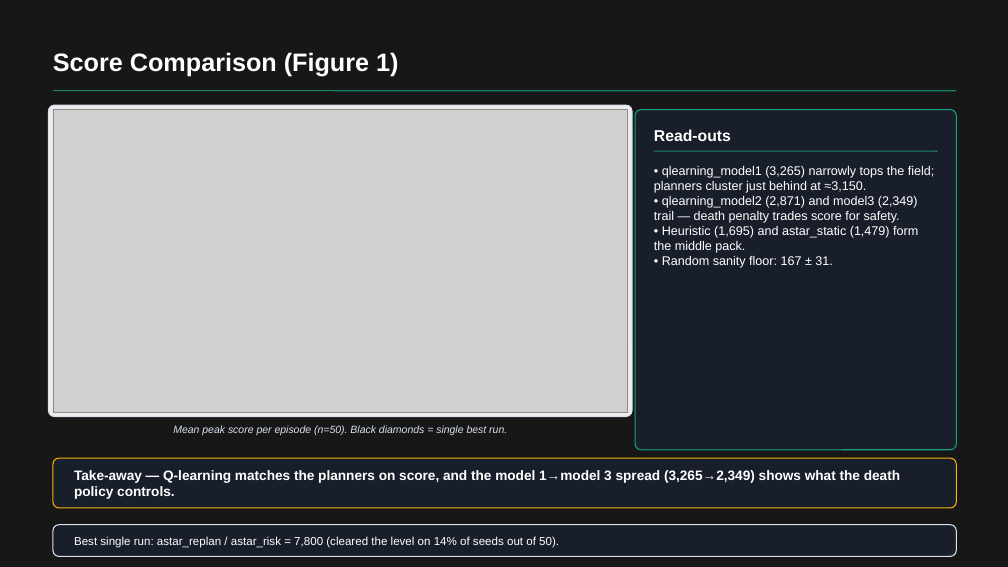
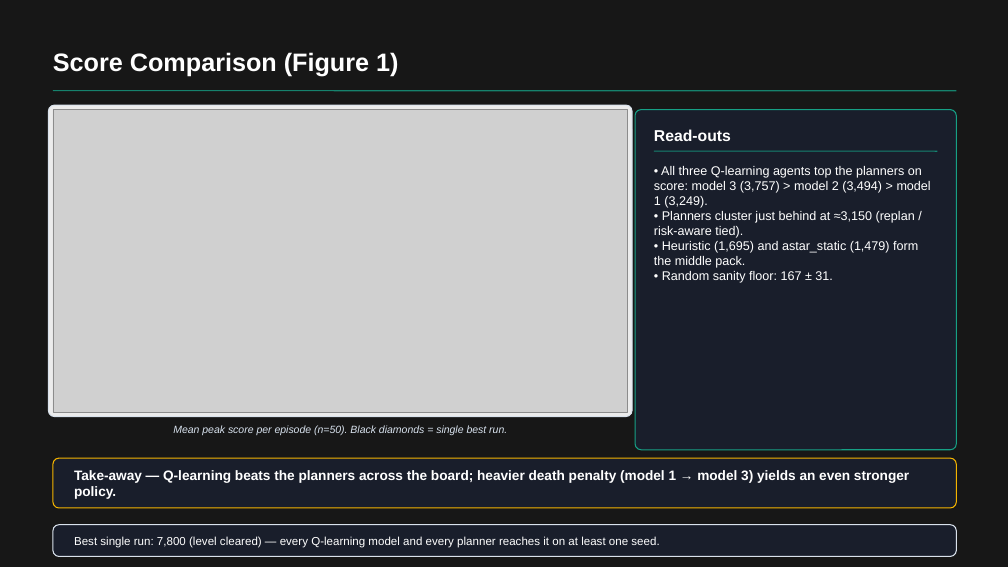
Before and after one commit to RichardFeng000/cs520-project, a slide deck: slide 4 of final_ppt/pacman_rl_final.pptx. Drawn at 1008x567 pixels with LibreOffice and Linux fonts; fonts in the diff are those of the drawing; grey boxes stand for pictures; background and template pictures are left out; a plain dark background stands for a picture behind light text. Boxes give left, top, right and bottom in pixels: in the first picture for what was removed or moved away, otherwise in the second. Text is boxed around its words. In the diff, an @@ line names an element or a change of style, - is before the commit and + after.

Commit message:
improve models

```diff
--- a/final_ppt/pacman_rl_final.pptx
+++ b/final_ppt/pacman_rl_final.pptx
@@ text at (x1=654, y1=166, x2=931, y2=238): text changed @@
-• qlearning_model1 (3,265) narrowly tops the field; planners cluster just behind at ≈3,150.
-• qlearning_model2 (2,871) and model3 (2,349) trail — death penalty trades score for safety.
+• All three Q-learning agents top the planners on score: model 3 (3,757) > model 2 (3,494) > model 1 (3,249).
+• Planners cluster just behind at ≈3,150 (replan / risk-aware tied).
@@ text at (x1=74, y1=470, x2=909, y2=499): text changed @@
-Take-away — Q-learning matches the planners on score, and the model 1→model 3 spread (3,265→2,349) shows what the death policy controls.
+Take-away — Q-learning beats the planners across the board; heavier death penalty (model 1 → model 3) yields an even stronger policy.
@@ text at (x1=74, y1=536, x2=659, y2=548): text changed @@
-Best single run: astar_replan / astar_risk = 7,800 (cleared the level on 14% of seeds out of 50).
+Best single run: 7,800 (level cleared) — every Q-learning model and every planner reaches it on at least one seed.
```
Also in this commit, not shown: 5 other slides changed, 10 other files.
